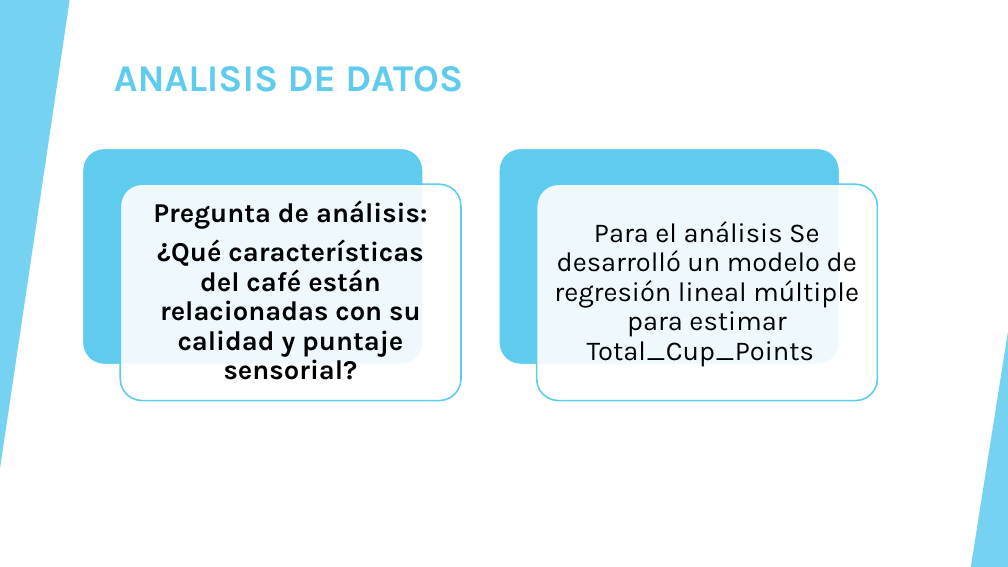
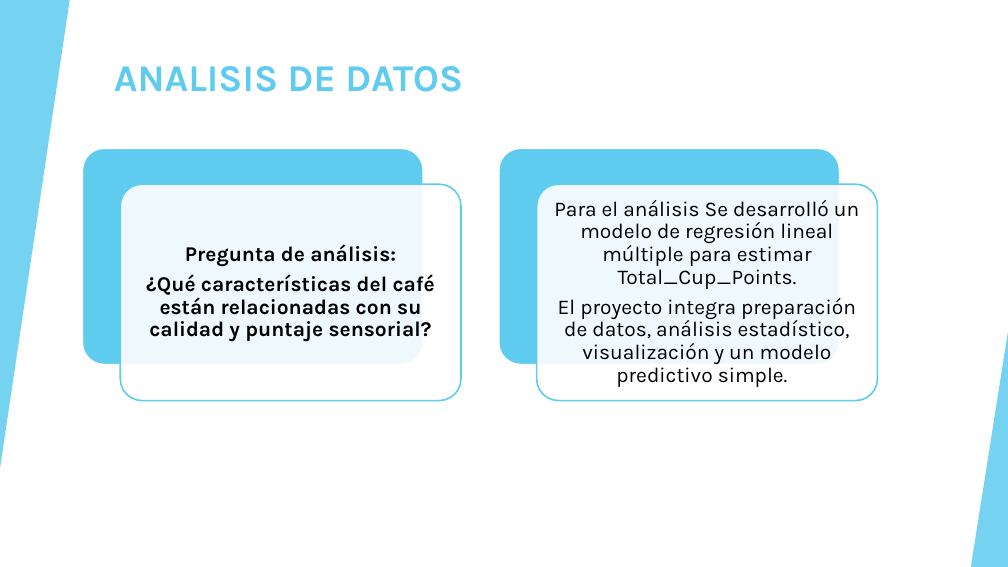
Before and after one commit to Lau21-del/calidad-cafe-ciencia-datos, a slide deck: slide 3 of PryFinal-PresDataXperiencie.pptx. Drawn at 1008x567 pixels with LibreOffice and Linux fonts; fonts in the diff are those of the drawing. Boxes give left, top, right and bottom in pixels: in the first picture for what was removed or moved away, otherwise in the second. Text is boxed around its words. In the diff, an @@ line names an element or a change of style, - is before the commit and + after.

```diff
--- a/PryFinal-PresDataXperiencie.pptx
+++ b/PryFinal-PresDataXperiencie.pptx
@@ text "Pregunta de análisis:" at (146,244,435,342): size 26 to 20 pt; less space between paragraphs @@
@@ text at (554,200,859,387): text changed; size 26 to 20 pt @@
-Para el análisis Se desarrolló un modelo de regresión lineal múltiple para estimar Total_Cup_Points
+Para el análisis Se desarrolló un modelo de regresión lineal múltiple para estimar Total_Cup_Points.
+El proyecto integra preparación de datos, análisis estadístico, visualización y un modelo predictivo simple.
```
Also in this commit, not shown: 4 other slides changed, 2 slides added.
